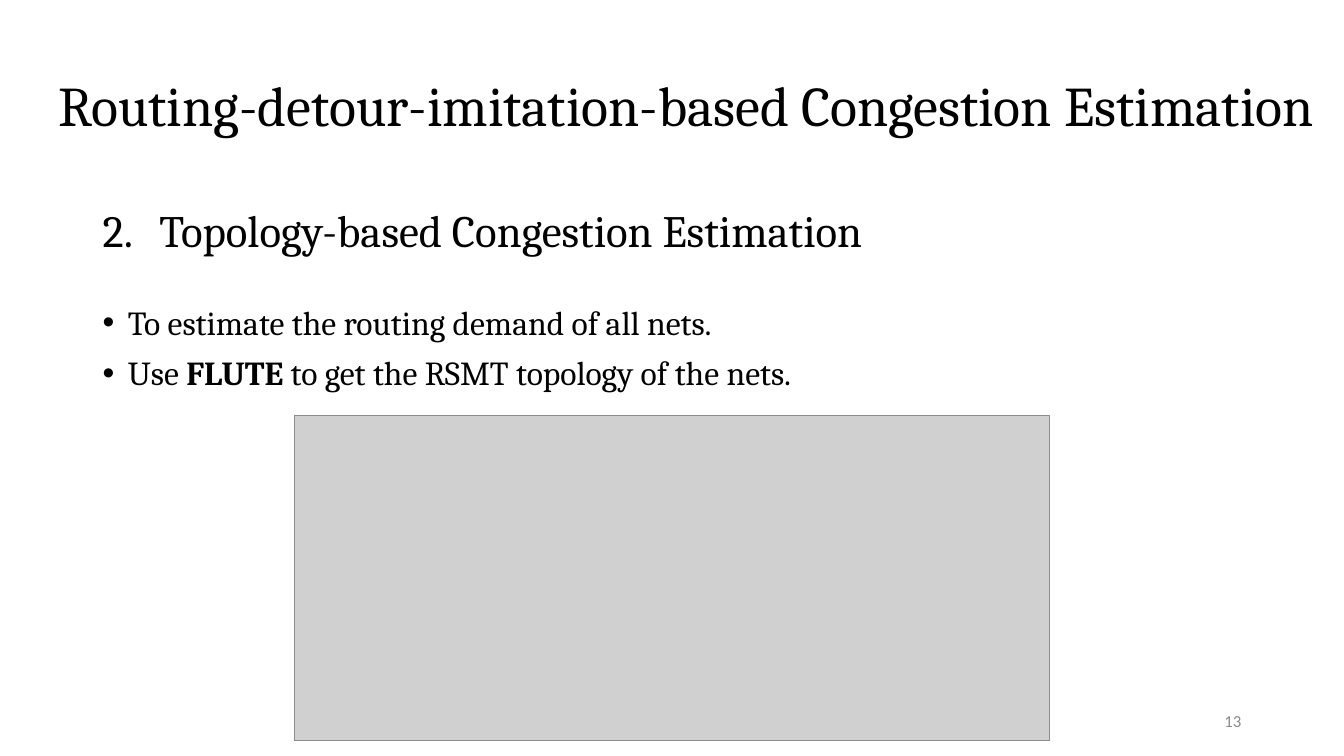
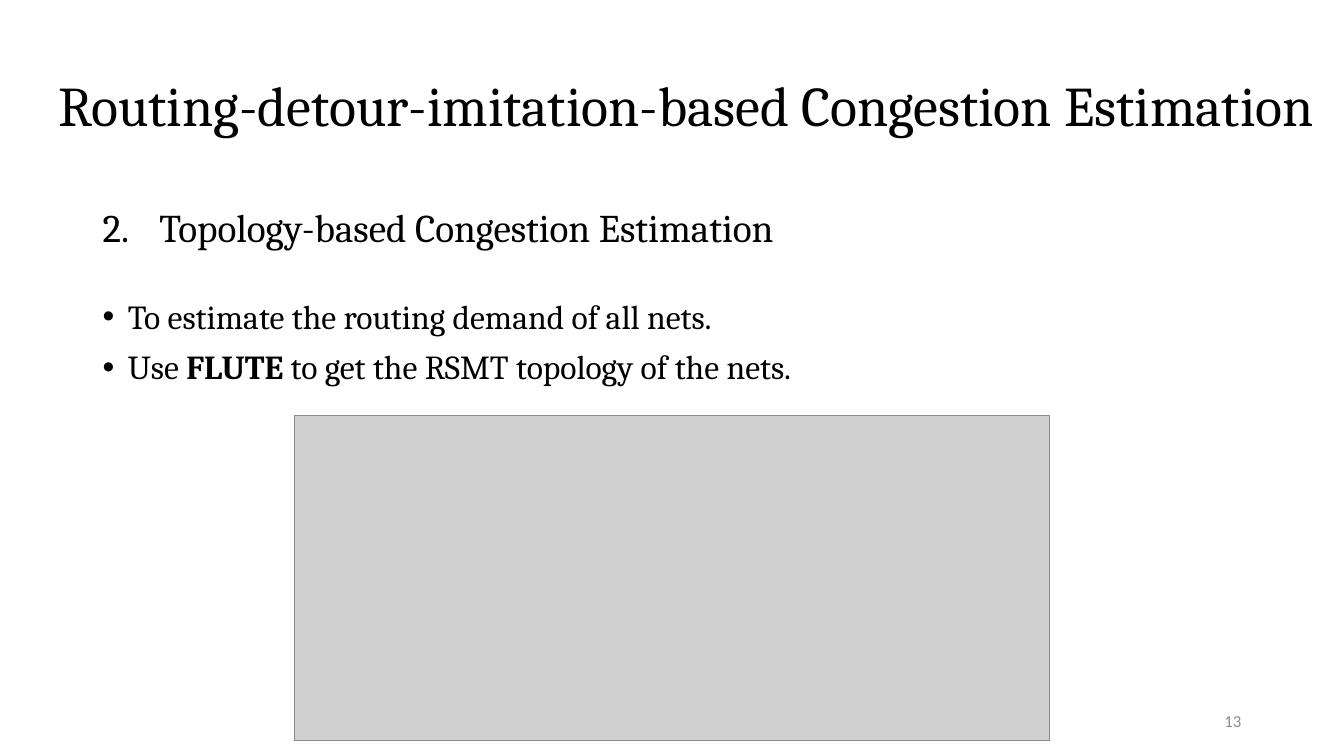
Before and after one commit to Pacific-Feng-Studuies/Studied-Papers, a slide deck: slide 14 of GM/Placement/PUFFER A Routability-Driven Placement Framework via Cell Padding/PUFFER A Routability-Driven Placement Framework via Cell Padding.pptx. Drawn at 1344x756 pixels with LibreOffice and Linux fonts; fonts in the diff are those of the drawing; grey boxes stand for pictures. Boxes give left, top, right and bottom in pixels: in the first picture for what was removed or moved away, otherwise in the second. Text is boxed around its words. In the diff, an @@ line names an element or a change of style, - is before the commit and + after.

```diff
--- a/GM/Placement/PUFFER A Routability-Driven Placement Framework via Cell Padding/PUFFER A Routability-Driven Placement Framework via Cell Padding.pptx
+++ b/GM/Placement/PUFFER A Routability-Driven Placement Framework via Cell Padding/PUFFER A Routability-Driven Placement Framework via Cell Padding.pptx
@@ text at box(159, 214, 774, 251): size 32 to 28 pt in "Topology-based Congestion Estimation" @@
```
Also in this commit, not shown: 3 other slides changed, 2 slides added, 1 other file.
